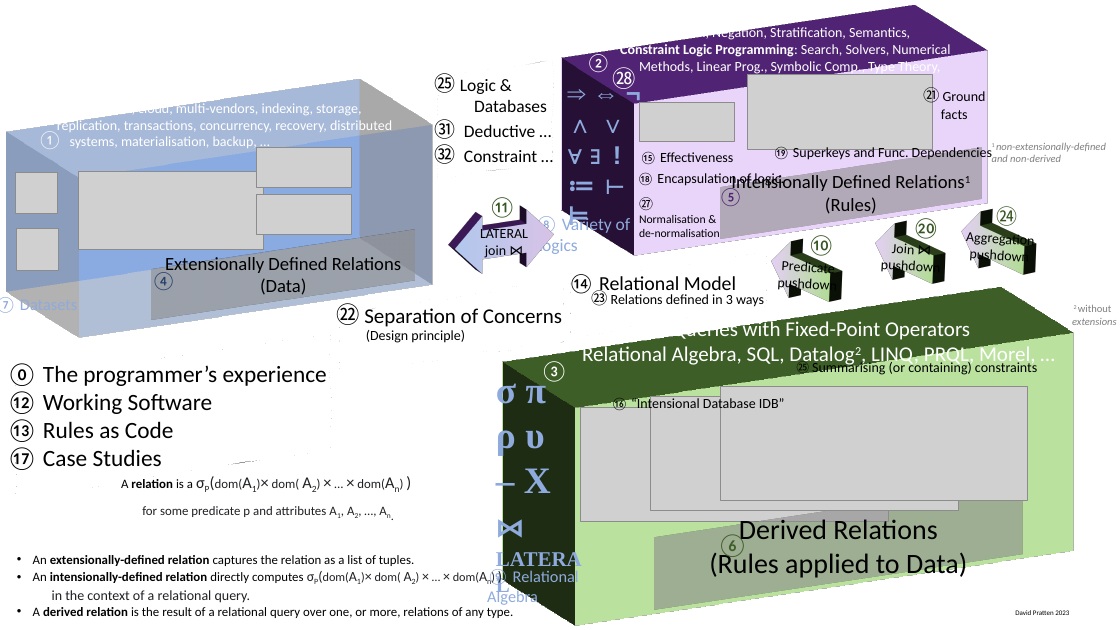
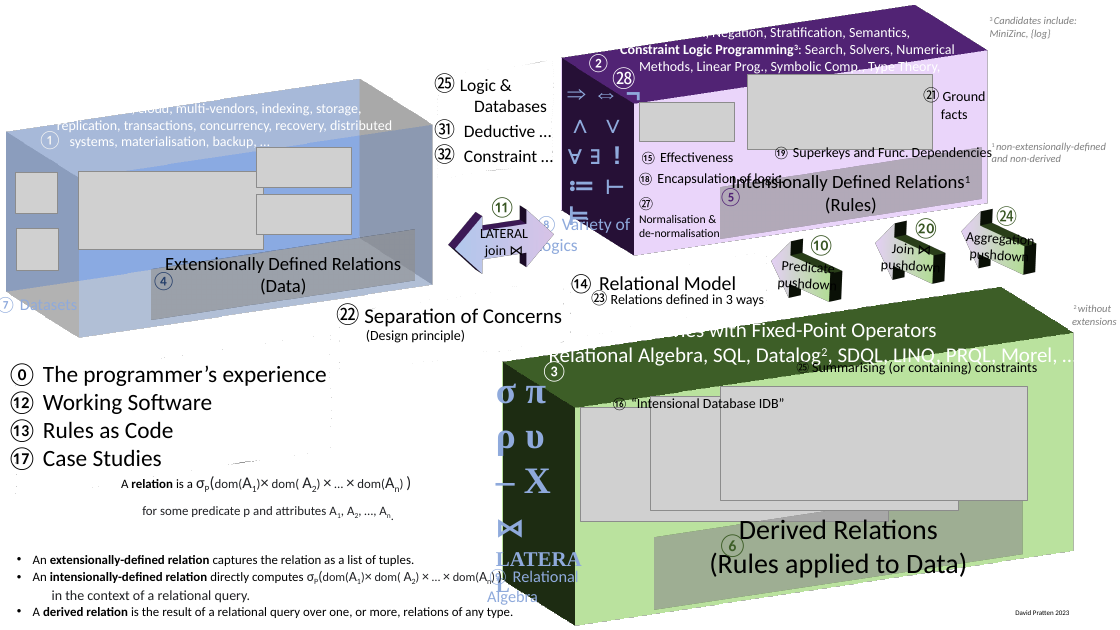
Before and after one commit to DavidPratten/jetisu, a slide deck: slide 6 of images/src/jetisu diagrams.pptx. Drawn at 1120x630 pixels with LibreOffice and Linux fonts; fonts in the diff are those of the drawing; grey boxes stand for pictures; background and template pictures are left out. Boxes give left, top, right and bottom in pixels: in the first picture for what was removed or moved away, otherwise in the second. Text is boxed around its words. In the diff, an @@ line names an element or a change of style, - is before the commit and + after.

Commit message:
diagrams update

```diff
--- a/images/src/jetisu diagrams.pptx
+++ b/images/src/jetisu diagrams.pptx
@@ text at <box>620,25,954,75</box>: text changed @@
-Logic: Termination, Negation, Stratification, Semantics,
-Constraint Logic Programming: Search, Solvers, Numerical
-Methods, Linear Prog., Symbolic Comp., Type Theory,
+Logic: Termination, Negation, Stratification, Semantics,
+Constraint Logic Programming3: Search, Solvers, Numerical
+Methods, Linear Prog., Symbolic Comp., Type Theory,
@@ text added at <box>990,17,1077,39</box>, 9 pt, text #808080, italic @@
+3 Candidates include:
+MiniZinc, {log}
@@ text "Relational Queries with Fixed-Point Operators": place and size @@
-text "Relational Queries with Fixed-Point Operators" at <box>582,318,1036,368</box>
+text "Relational Queries with Fixed-Point Operators" at <box>549,319,1058,368</box>
@@ text at <box>1074,305,1111,312</box>: italic on in "without" @@
@@ text at <box>549,344,1058,368</box>: text changed @@
-Relational Algebra, SQL, Datalog2, LINQ, PRQL, Morel, …
+Relational Algebra, SQL, Datalog2, SDQL, LINQ, PRQL, Morel, …
```
